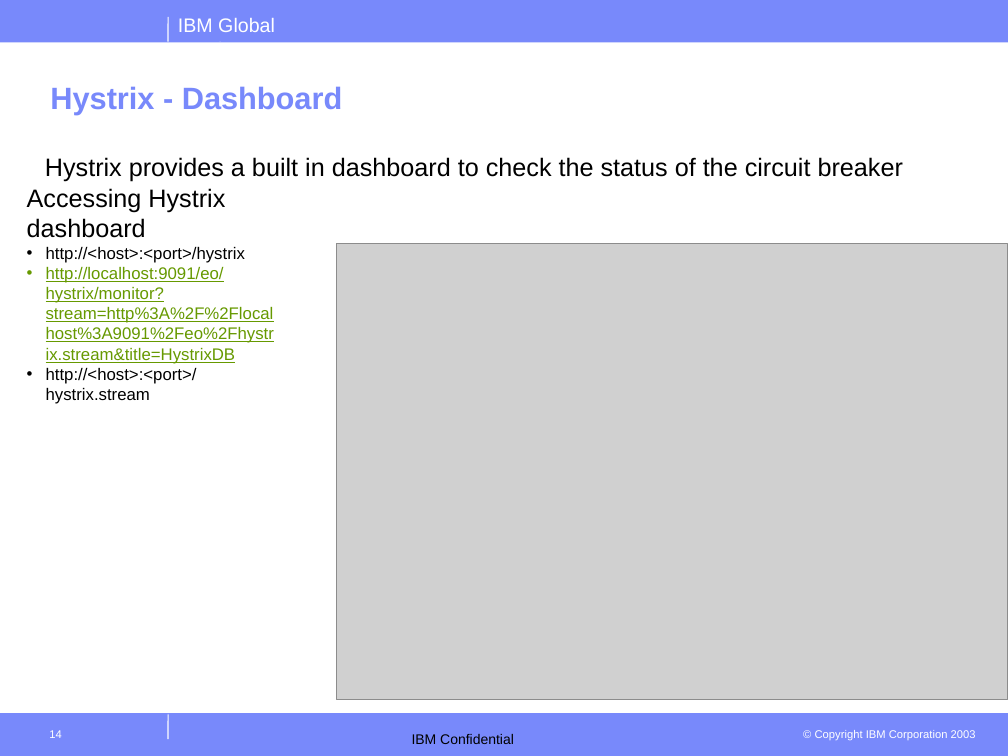
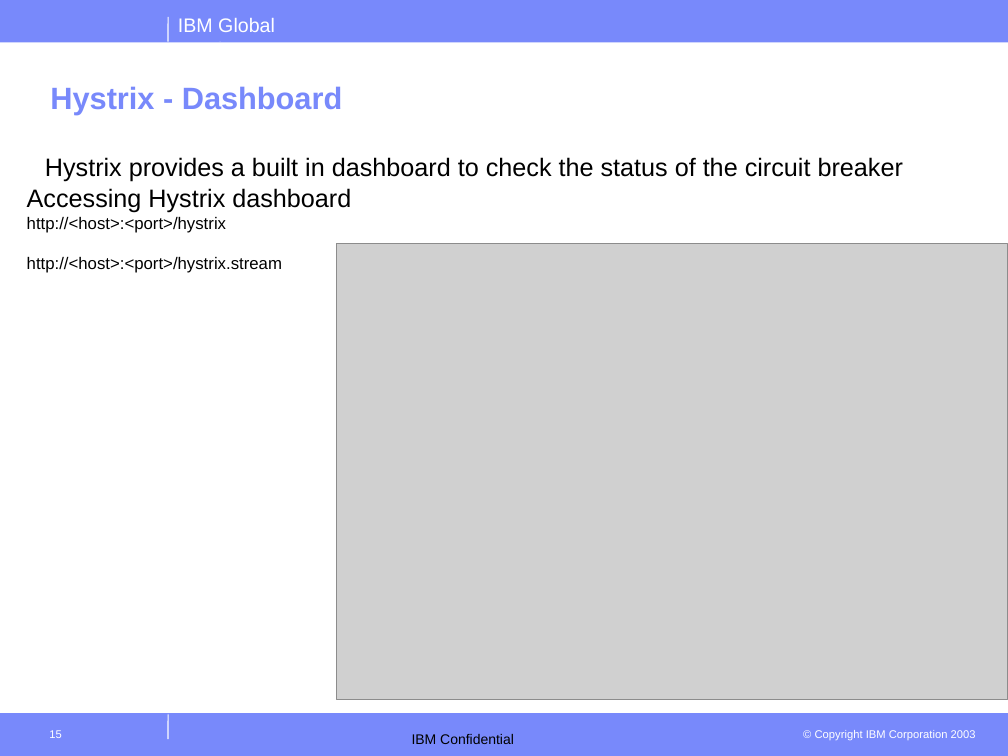
Before and after one commit to krishnabab/OrderValidator, a slide deck: slide 15 of src/main/resources/SDT-Hystrix - V2.0.pptx (slide 14 before the commit). Drawn at 1008x756 pixels with LibreOffice and Linux fonts; fonts in the diff are those of the drawing; grey boxes stand for pictures; background and template pictures are left out. Boxes give left, top, right and bottom in pixels: in the first picture for what was removed or moved away, otherwise in the second. Text is boxed around its words. In the diff, an @@ line names an element or a change of style, - is before the commit and + after.

```diff
--- a/src/main/resources/SDT-Hystrix - V2.0.pptx
+++ b/src/main/resources/SDT-Hystrix - V2.0.pptx
@@ text at box(27, 217, 282, 273): bullet • to none @@
@@ text at box(46, 267, 274, 364): paragraph removed @@
-• http://localhost:9091/eo/hystrix/monitor?stream=http%3A%2F%2Flocalhost%3A9091%2Feo%2Fhystrix.stream&title=HystrixDB
@@ page number at box(49, 730, 61, 738): text changed @@
-14
+15
```
Also in this commit, not shown: 1 other slide changed, 1 slide added.
